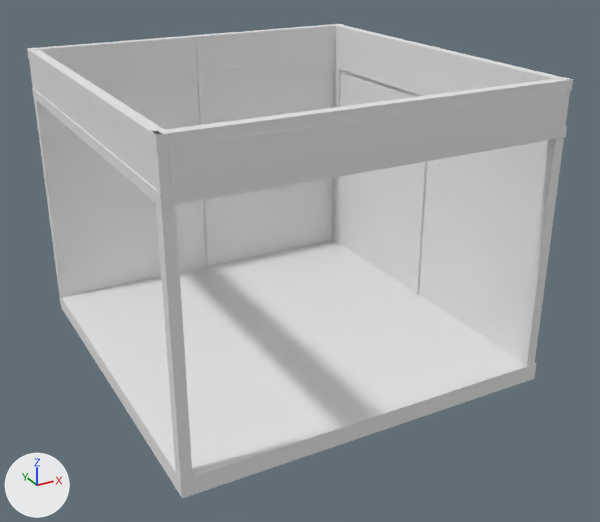
Two versions of the FBX model working/subahu/FBX/Booth.fbx, one commit apart.
The view is the same before and after, from a 50 mm camera at (-10.89, -20.27, 12.3) aimed at (-0.58, -1.52, 2.92). Lighting does not change. The marker at lower left points along +X, +Y and +Z. Where no turn or scale is listed for an object, it has been applied to the vertices.

Objects in the first picture: 'Booth', 'BoothBase', 'BoothFrame'.
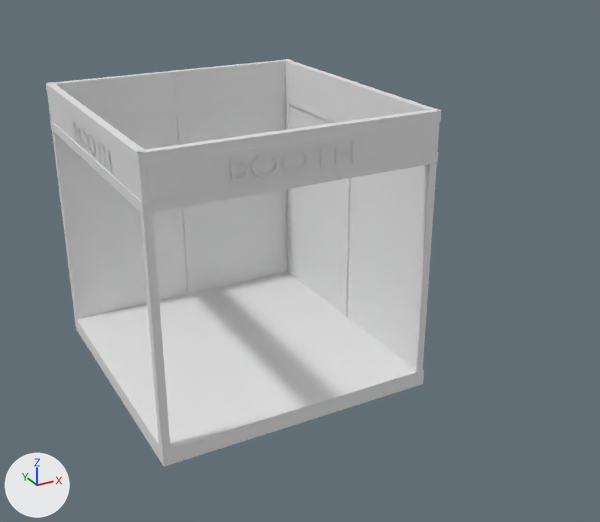
Where the newer file only moved an object's origin or applied its transform, the numbers keep the older frame.

Patch to the scene script:
```diff
--- a/working/subahu/FBX/Booth.fbx.py
+++ b/working/subahu/FBX/Booth.fbx.py
@@ me_cube_008 @@
 me_cube_008.from_pydata(...)  # 88 vertices, 60 faces; spans x -73.1..1.0, y -18.3..1.1, z -1.0..1.3
 # used by ob_booth; location = (-5.9, -1.45, 7.61); rotation_euler = (1.571, 0.0, -3.142), in degrees (90, 0, -180); scale = (0.14, 0.413, 4.51)
+# me_cube_008 part 3: the whole mesh is multiplied about the mesh origin by the matrix ((0.101, 0.0, 0.0), (0.0, 0.0, -3.255), (0.0, 0.379, 0.0))
 me_cube_008.materials.append(mat_material)
@@ me_cube_006 @@
 me_cube_006.from_pydata(...)  # 136 vertices, 102 faces; spans x -4.97..5.41, y -10.52..0.15, z -0.14..8.01
 # used by ob_boothframe; location = (-1.09, 4.46, 0.31)
+# me_cube_006 part 1: the whole mesh is scaled about its middle by (0.721, 0.721, 0.919), then moved by (-1.4, -0.2, -0.35)
 me_cube_006.materials.append(mat_material)
@@ me_cube_000 @@
 me_cube_000.from_pydata(...)  # 8 vertices, 4 faces; spans x -0.14..10.23, y -4.59..6.03, z -7.54..-7.06
 # used by ob_boothbase; location = (-5.9, -1.45, 7.61)
+# me_cube_000 part 2: the whole mesh is scaled about its middle by (0.721, 0.721, 0.919), then moved by (-1.41, -0.2, -0.04)
 me_cube_000.materials.append(mat_material)
@@ me_mesh @@
+me_mesh.from_pydata(...)  # 318 vertices, 316 faces; spans x 0.0, y -3.17..-0.07, z -0.01..0.51
@@ ob_booth @@
 ob_booth = bpy.data.objects.new('Booth', me_cube_008)
-ob_booth.location = (-5.9, -1.45, 7.61)
-ob_booth.rotation_euler = (1.571, 0.0, -3.142)  # degrees (90, 0, -180)
-ob_booth.scale = (0.14, 0.413, 4.51)
+ob_booth.location = (-5.9, -1.45, 6.99)
+ob_booth.rotation_euler = (0.0, 0.0, -3.142)  # degrees (0, 0, -180)
@@ ob_boothtext_001 @@
+ob_boothtext_001 = bpy.data.objects.new('boothText.001', me_mesh)
+ob_boothtext_001.location = (-6.04, 0.45, 6.74)
```

Boxes (x1, y1, x2, y2) around the edits, measured in the pictures (600 x 522 px):
'Booth', reshaped, moved, turned, rescaled
    before: (32, 34, 565, 497)
    after: (49, 69, 435, 466)
'BoothBase', mesh rescaled (27% narrower, 25% shorter)
    before: (62, 240, 536, 498)
    after: (77, 272, 424, 466)
'BoothFrame', mesh rescaled (28% narrower, 14% shorter)
    before: (27, 24, 573, 495)
    after: (46, 59, 441, 463)
'boothText.001', added
    after: (71, 118, 110, 170)
